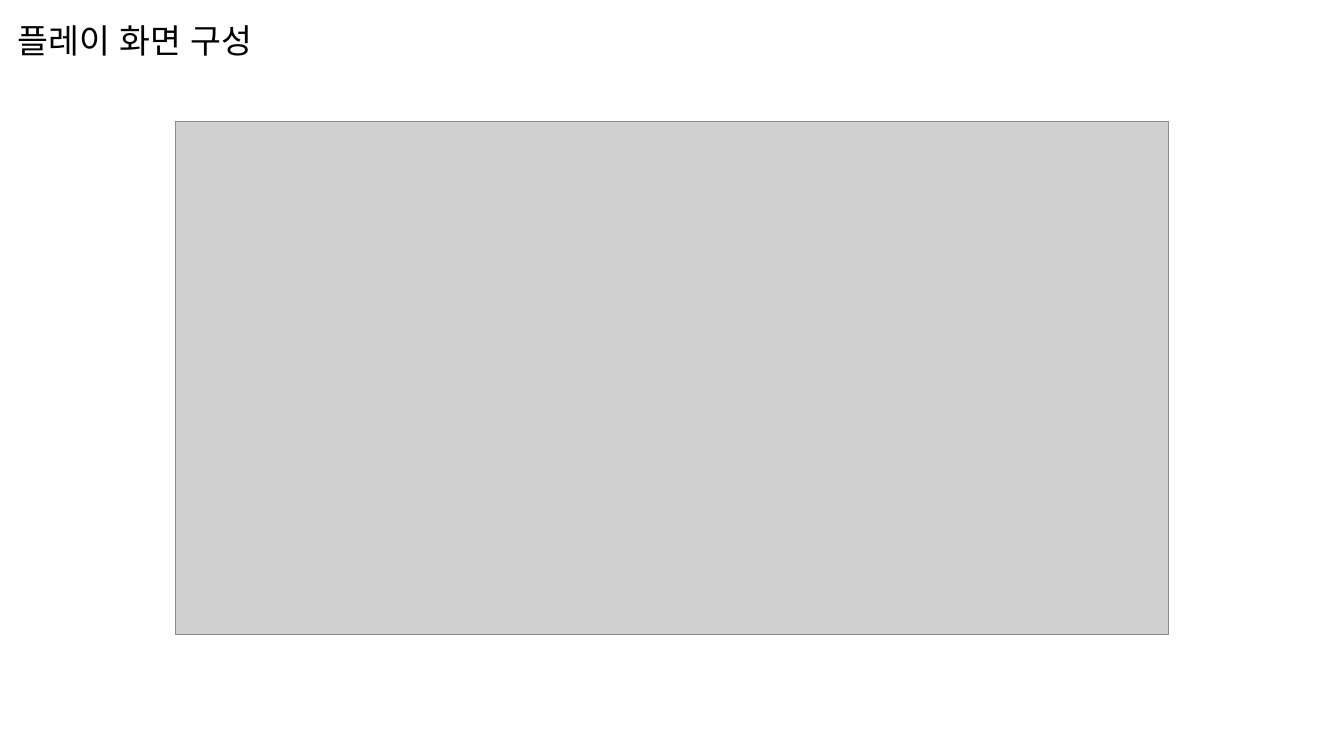
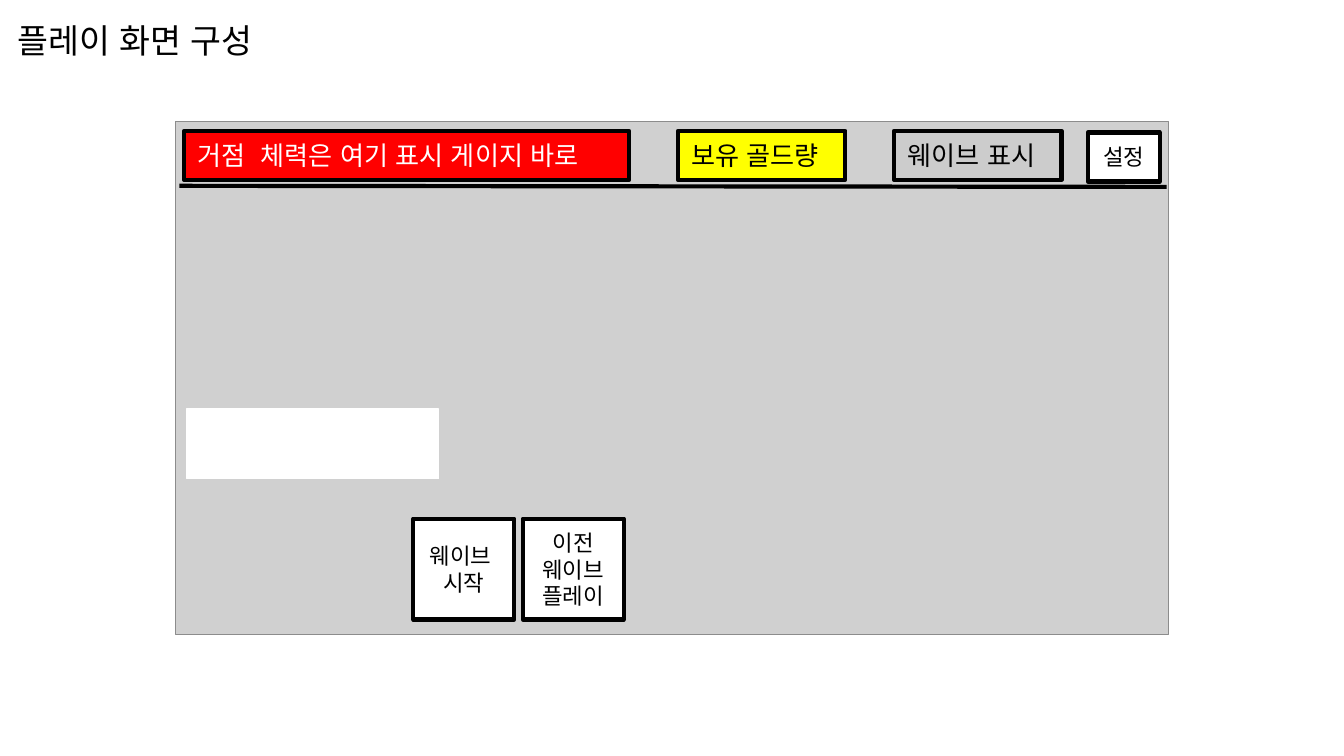
Before and after one commit to byeongyupKim/dlfqks, a slide deck: slide 15 of 기획문서/기획.pptx. Drawn at 1344x756 pixels with LibreOffice and Linux fonts; fonts in the diff are those of the drawing; grey boxes stand for pictures. Boxes give left, top, right and bottom in pixels: in the first picture for what was removed or moved away, otherwise in the second. Text is boxed around its words. In the diff, an @@ line names an element or a change of style, - is before the commit and + after.

```diff
--- a/기획문서/기획.pptx
+++ b/기획문서/기획.pptx
@@ rectangle added at <box>184,130,629,179</box>, fill #FF0000, outline #000000 2.25 pt, 14 pt, text #FFFFFF @@
+거점 체력은 여기 표시 게이지 바로
@@ rectangle added at <box>677,130,845,179</box>, fill #FFFF00, outline #000000 2.25 pt, 14 pt, text #000000 @@
+보유 골드량
@@ rectangle added at <box>894,130,1062,179</box>, fill #CCCCCC, outline #000000 2.25 pt, 14 pt, text #000000 @@
+웨이브 표시
@@ rectangle added at <box>1087,133,1159,181</box>, fill #FFFFFF, outline #000000 2.25 pt, 12 pt, text #000000 @@
+설정
@@ line added from (179, 185) to (1167, 187), #000000 2.25 pt @@
@@ rectangle added at <box>187,409,439,478</box>, fill #FFFFFF, outline #FFFFFF 0.75 pt @@
@@ rectangle added at <box>414,519,515,620</box>, fill #FFFFFF, outline #000000 2.25 pt, 12 pt, text #000000 @@
+웨이브 시작
@@ rectangle added at <box>523,519,624,620</box>, fill #FFFFFF, outline #000000 2.25 pt, 12 pt, text #000000 @@
+이전 웨이브 플레이
```
Also in this commit, not shown: 14 other slides changed, 1 slide removed.
